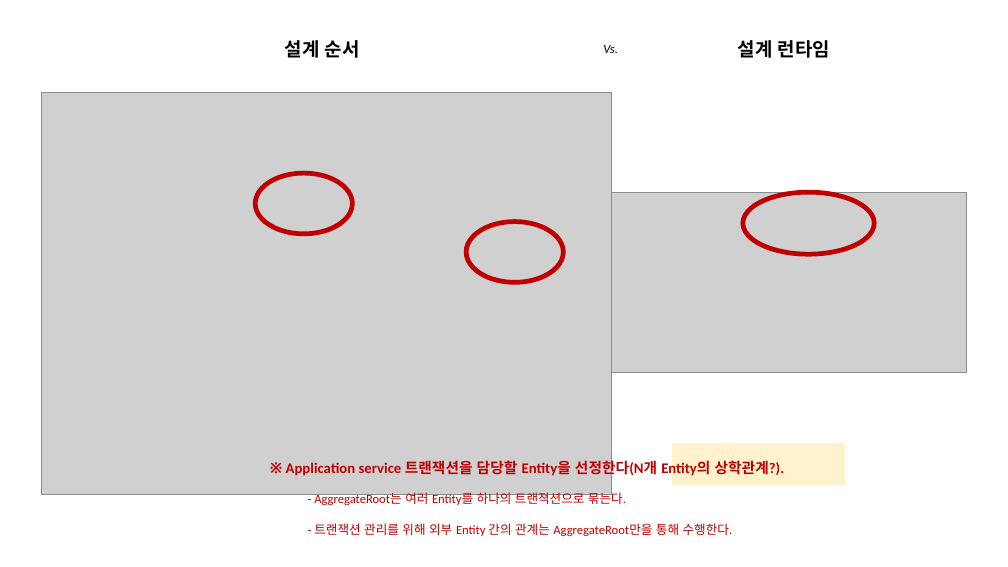
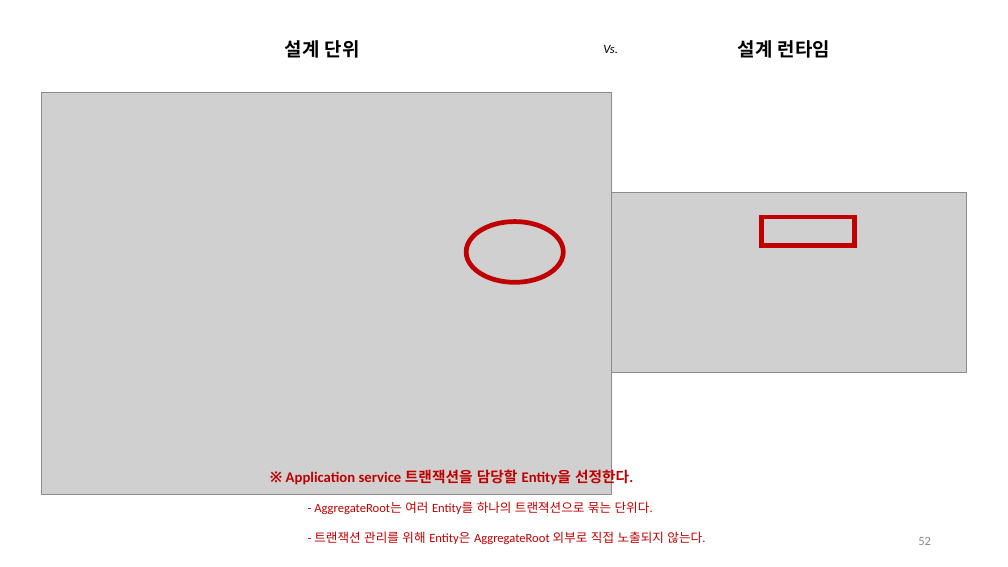
Before and after one commit to hhko/ArchDdd, a slide deck: slide 52 of README.pptx (slide 50 before the commit). Drawn at 1008x567 pixels with LibreOffice and Linux fonts; fonts in the diff are those of the drawing; grey boxes stand for pictures. Boxes give left, top, right and bottom in pixels: in the first picture for what was removed or moved away, otherwise in the second. Text is boxed around its words. In the diff, an @@ line names an element or a change of style, - is before the commit and + after.

```diff
--- a/README.pptx
+++ b/README.pptx
@@ text at [285,40,360,58]: text changed @@
-설계 순서
+설계 단위
@@ ellipse removed at [256,173,352,234] @@
@@ ellipse removed at [743,192,875,254] @@
@@ rectangle added at [761,217,854,246], outline #C00000 4.5 pt @@
@@ rectangle removed at [673,444,845,485] @@
@@ text at [286,467,705,544]: text changed @@
-※ Application service 트랜잭션을 담당할 Entity을 선정한다(N개 Entity의 상학관계?).
-  - AggregateRoot는 여러 Entity를 하나의 트랜젹션으로 묶는다.
-  - 트랜잭션 관리를 위해 외부 Entity 간의 관계는 AggregateRoot만을 통해 수행한다.
+※ Application service 트랜잭션을 담당할 Entity을 선정한다.
+  - AggregateRoot는 여러 Entity를 하나의 트랜젹션으로 묶는 단위다.
+  - 트랜잭션 관리를 위해 Entity은 AggregateRoot 외부로 직접 노출되지 않는다.
@@ page number added at [918,537,931,545], 12 pt, text #8C8C8C @@
+52
```
Also in this commit, not shown: 55 other slides changed, 3 slides added, 1 slide removed, 3 other files.
